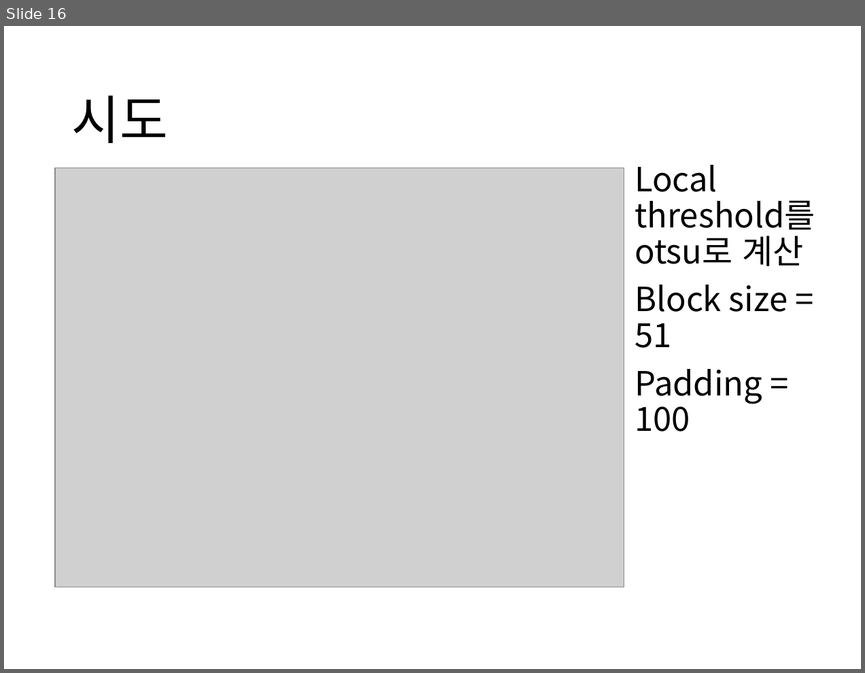
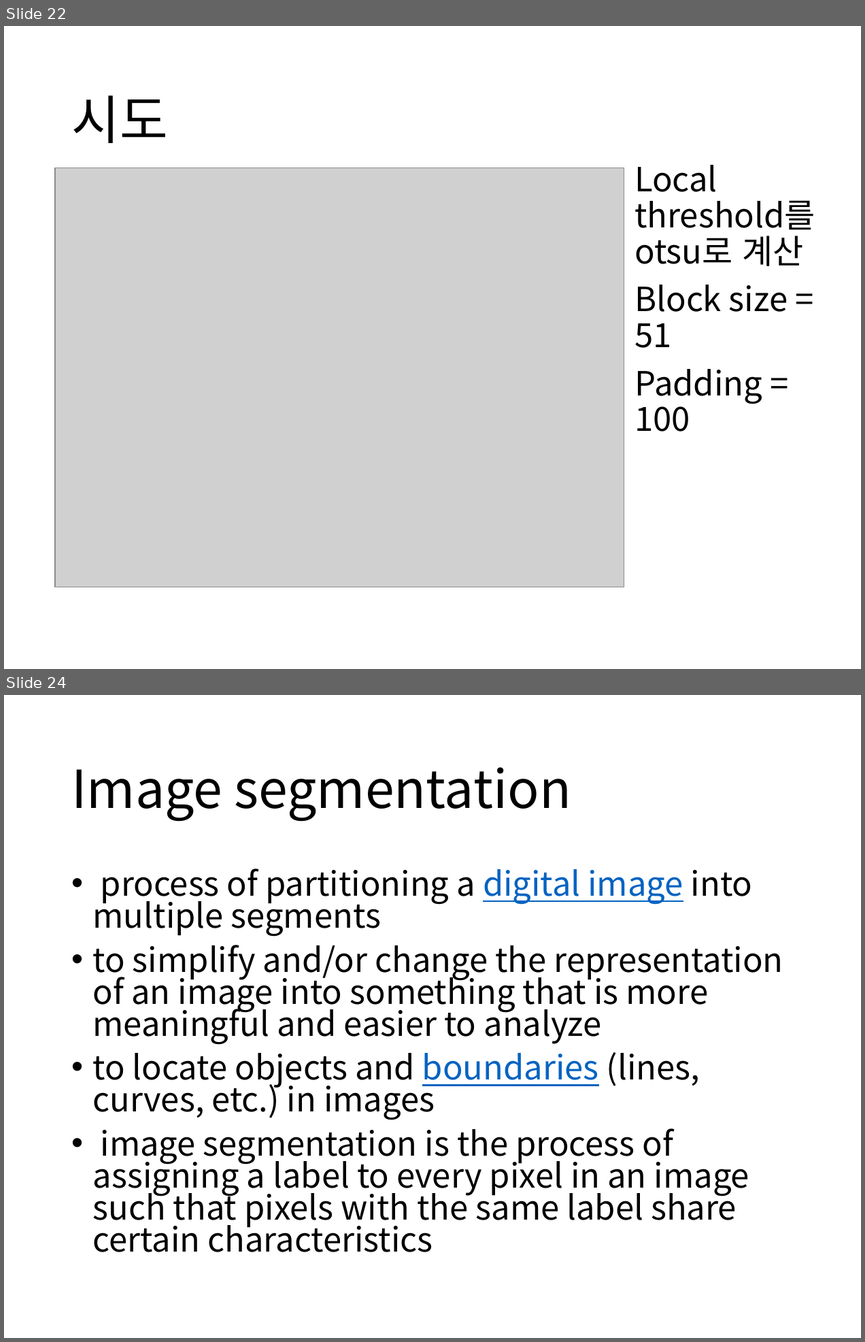
Before and after one commit to boy1089/MyProject, a slide deck: thresholding.pptx. Shown one above the other, each under a label of ours: slide 16 before the commit, slides 22 and 24 after it; the slides between them are not shown. The pictures are 865x673 and 865x1342 pixels, drawn with LibreOffice and Linux fonts; fonts in the diff are those of the drawing; grey boxes stand for pictures. Boxes give left, top, right and bottom in pixels: in the first picture for what was removed or moved away, otherwise in the second. Text is boxed around its words. In the diff, an @@ line names an element or a change of style, - is before the commit and + after.

```diff
--- a/thresholding.pptx
+++ b/thresholding.pptx
@@ slide 24 added at bbox=[4, 695, 861, 1338], background #FFFFFF @@
@@ title added at bbox=[71, 767, 571, 821], 44 pt, text #000000 @@
+Image segmentation
@@ text added at bbox=[93, 868, 783, 1252], 28 pt, text #000000 @@
+• process of partitioning a digital image into multiple segments
+• to simplify and/or change the representation of an image into something that is more meaningful and easier to analyze
+• to locate objects and boundaries (lines, curves, etc.) in images
+• image segmentation is the process of assigning a label to every pixel in an image such that pixels with the same label share certain characteristics
@@ what was slide 16 is now slide 22 @@
```
Also in this commit, not shown: 8 slides changed, 8 other slides added, 2 slides removed.
